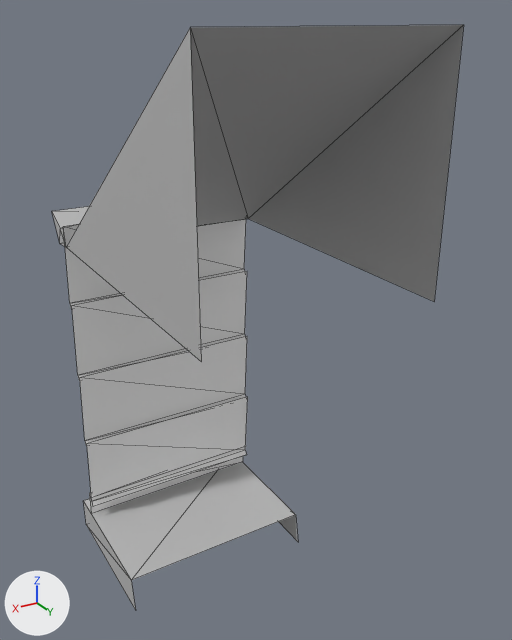
The FBX model MayaProject/assets/Wall1.fbx: old version first, new version second.
Both versions are drawn from a 50 mm camera at (0.0139, 0.0296, 0.028) aimed at (-0.0017, 0.0036, 0.015). Arrows for +X, +Y and +Z are at lower left; the lights stay in place. Mesh edges are drawn as thin lines. Where no turn or scale is listed for an object, it has been applied to the vertices.

In view in the first picture: 'Wall1'.
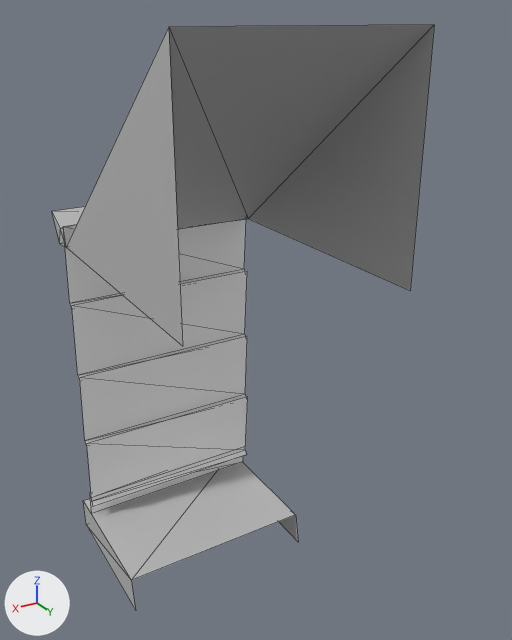
Commit message: #ADD corner wall

Location of each change, [x1, y1, x2, y2] in pixels of the pictures (512 x 640 px; the box of a moved part takes in the faces that stretch with it):
```json
{"object": "Wall1", "change": "reshaped", "before": [52, 25, 464, 610], "after": [52, 25, 434, 610], "on screen": "7% narrower"}
{"part": 1, "of": "me_mesh", "change": "moved or reshaped", "before": [69, 25, 464, 361], "after": [69, 25, 434, 346]}
```

Scene script edits in JSON lines:
```json
{"block": "me_mesh", "where": "me_mesh.from_pydata(...)  # 54 vertices, 48 faces; spans x -0.005..0.005, y -0.005..0.0114, z 0.0..0.0277"}
{"block": "me_mesh", "where": "# used by ob_wall1; location = (0.0, 0.0, 0.0)"}
{"block": "me_mesh", "change": "me_mesh part 1: the loose piece of 6 vertices spanning x -0.005..0.005, y -0.0028..0.0114, z 0.0179..0.0277 is scaled about its middle by (1, 0.904, 1), then moved by (0.0, -0.0007, 0.0)"}
```
